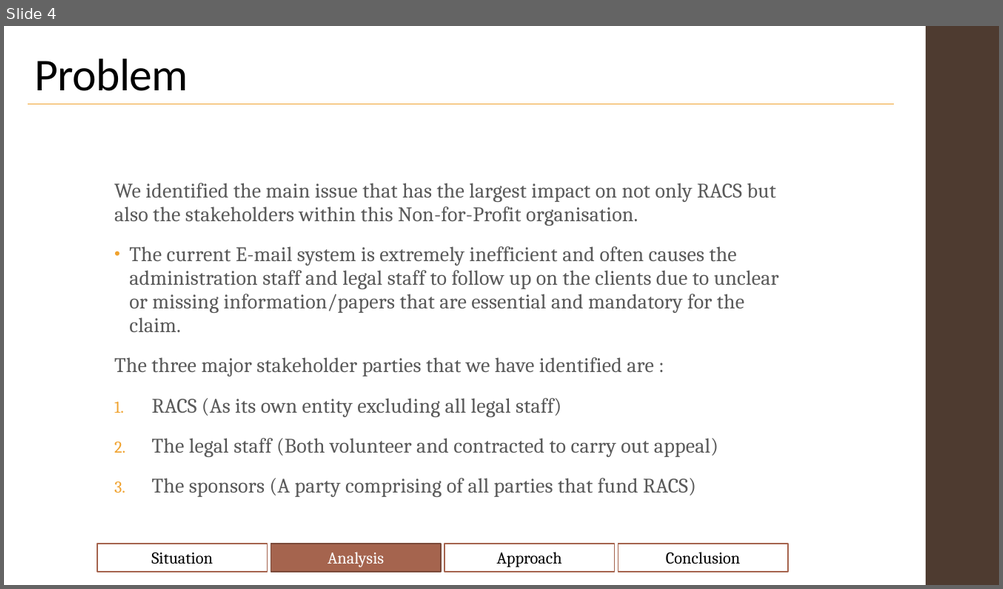
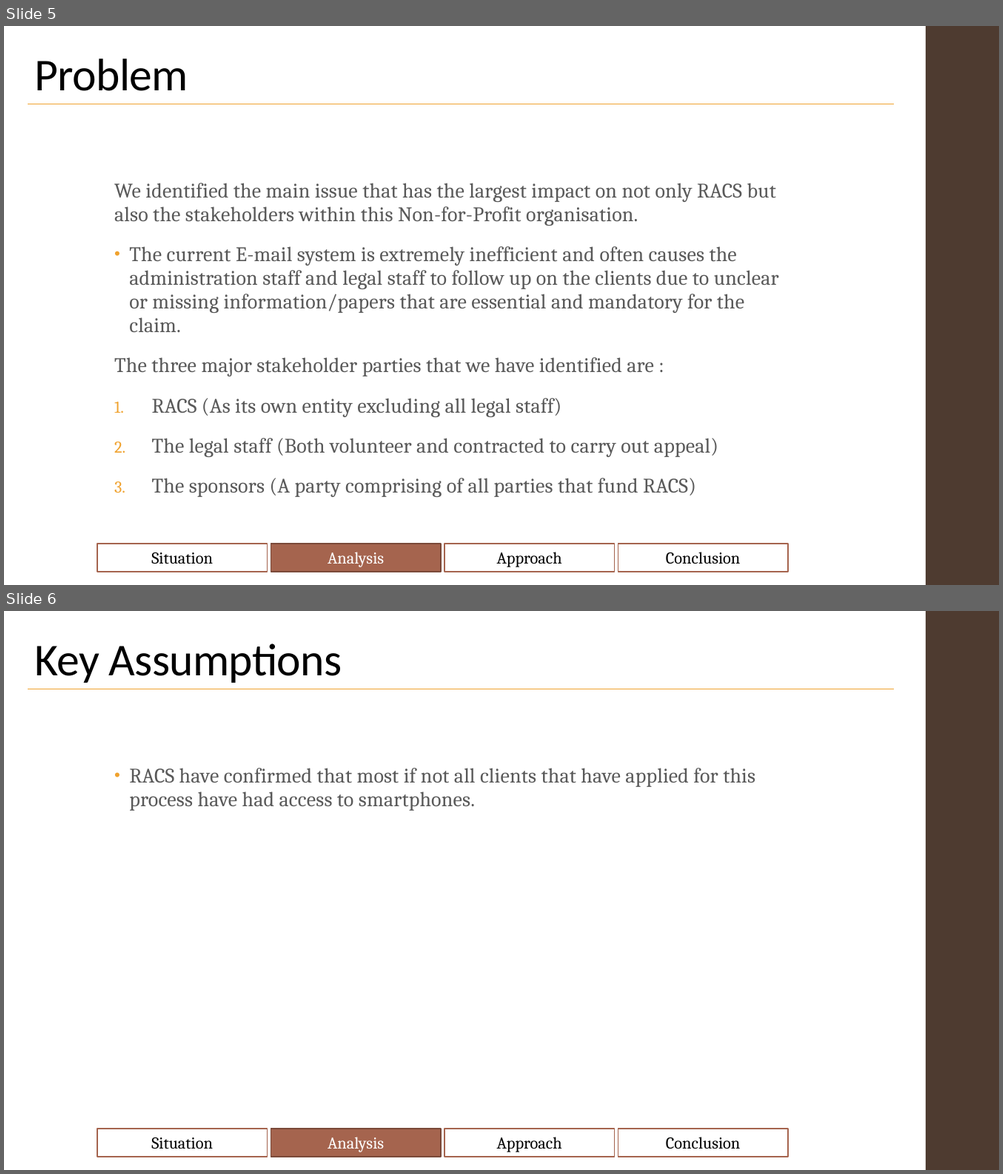
Before and after one commit to Shenganigans/HackJustice-Group-8, a slide deck: notes/Hackathon.pptx. Shown one above the other, each under a label of ours: slide 4 before the commit, slides 5 and 6 after it. The pictures are 1003x589 and 1003x1174 pixels, drawn with LibreOffice and Linux fonts; fonts in the diff are those of the drawing. Boxes give left, top, right and bottom in pixels: in the first picture for what was removed or moved away, otherwise in the second. Text is boxed around its words. In the diff, an @@ line names an element or a change of style, - is before the commit and + after.

```diff
--- a/notes/Hackathon.pptx
+++ b/notes/Hackathon.pptx
@@ slide 6 added at <box>4,611,999,1170</box>, background #FFFFFF; not listed: 1 template element that a slide beside it also shows @@
@@ text added at <box>35,644,341,683</box>, 44 pt, text #000000 @@
+Key Assumptions
@@ line added from (27, 689) to (893, 689), #F0A22E 0.75 pt @@
@@ text added at <box>129,768,755,811</box>, 20 pt, text #595959 @@
+• RACS have confirmed that most if not all clients that have applied for this process have had access to smartphones.
@@ rectangle added at <box>97,1129,267,1157</box>, fill #FFFFFF, outline #A5644E 1.1 pt, 16 pt, text #000000 @@
+Situation
@@ rectangle added at <box>271,1129,441,1157</box>, fill #A5644E, outline #7A4A3A 1.1 pt, 16 pt, text #FFFFFF @@
+Analysis
@@ rectangle added at <box>444,1129,614,1157</box>, fill #FFFFFF, outline #A5644E 1.1 pt, 16 pt, text #000000 @@
+Approach
@@ rectangle added at <box>618,1129,788,1157</box>, fill #FFFFFF, outline #A5644E 1.1 pt, 16 pt, text #000000 @@
+Conclusion
@@ what was slide 4 is now slide 5 @@
```
Also in this commit, not shown: 9 slides changed, 10 other slides added, 9 slides removed.
